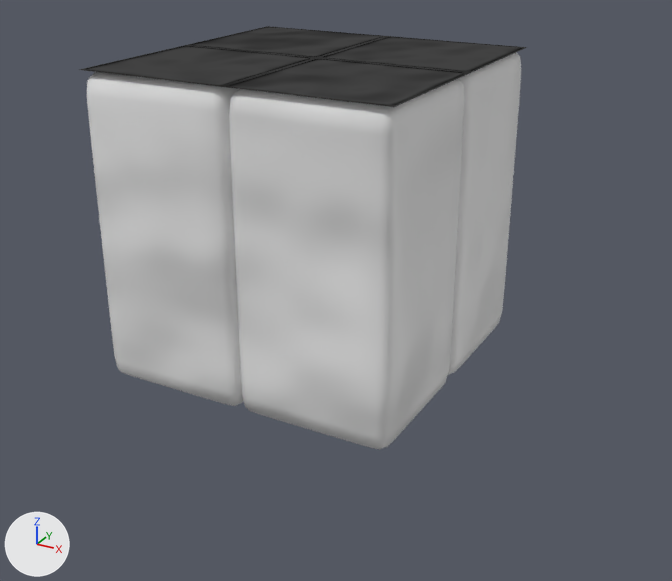
The Blender file sources/blend/purpur_block.blend: old version first, new version second.
Camera for both pictures: a camera (50 mm lens) standing at (2.89, -5.01, 1.99) and looking at (-0.49, 1.13, -1.09). The axes (+X, +Y, +Z) are drawn at lower left. The lights are the same throughout.
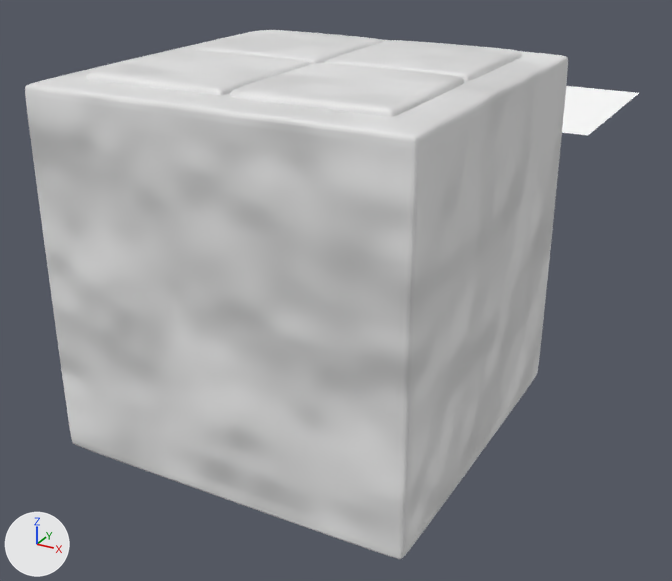
Boxes (x1, y1, x2, y2) around the edits, measured in the pictures (672 x 581 px):
'Cube', reshaped, modifiers changed (25% wider, 33% taller): before (87, 53, 521, 450); after (25, 30, 568, 559)
'Plane', hidden: before (79, 26, 527, 107)
'Plane.001', added: after (562, 86, 639, 136)
part 1 of me_cube_001, added: after (25, 30, 568, 559)
part 2 of me_cube_001, recoloured (grey to white): before (87, 53, 521, 450); after (86, 30, 522, 117)

Diff of the bpy script that builds the scene:
```diff
--- a/sources/blend/purpur_block.blend.py
+++ b/sources/blend/purpur_block.blend.py
@@ mat_purpur_block @@
+mat_purpur_block = bpy.data.materials.new('purpur_block')
+# nodes: BsdfPrincipled, Bump, OutputMaterial, TexCoord, TexNoise
@@ mat_purpur_block_s @@
+mat_purpur_block_s = diffuse_material('purpur_block_s')
+mat_purpur_block_s.base_color = (1.0, 1.0, 1.0)  # white #ffffff
@@ me_cube_001 @@
 # used by ob_cube; location = (0.0, 0.0, 0.0)
-me_cube_001.from_pydata(...)  # 32 vertices, 24 faces; spans x -1.0..1.0, y -1.0..1.0, z -1.0..1.0
+me_cube_001.from_pydata(...)  # 40 vertices, 30 faces; spans x -1.24..1.24, y -1.24..1.24, z -1.48..1.0
+# me_cube_001 part 1: a new loose piece, a box spanning x -1.24..1.24, y -1.24..1.24, z -1.48..0.95, in mat_purpur_block
+# me_cube_001 part 2: 24 faces spanning x -1.0..1.0, y -1.0..1.0, z -1.0..1.0 switch from mat_material_002 to mat_purpur_block
@@ me_plane @@
 me_plane.from_pydata(...)  # 4 vertices, 1 face; spans x -1.0..1.0, y -1.0..1.0, z 0.0
-me_plane.materials.append(mat_material_001)
+me_plane.materials.append(mat_purpur_block)
@@ me_plane_001 @@
+me_plane_001.from_pydata([(-1.0, -1.0, 0.0), (1.0, -1.0, 0.0), (-1.0, 1.0, 0.0), (1.0, 1.0, 0.0)], [], [(0, 1, 3, 2)])
+me_plane_001.materials.append(mat_purpur_block_s)  # white #ffffff
@@ ob_cube @@
 _m = ob_cube.modifiers.new('Bevel', 'BEVEL')
-_m.width = 0.001
-_m.width_pct = 0.001
+_m.width = 0.071
+_m.width_pct = 0.071
+_m.segments = 11
 _m.limit_method = 'NONE'
-_m = ob_cube.modifiers.new('Subdivision', 'SUBSURF')
-_m.levels = 3
-_m.render_levels = 3
+_m = ob_cube.modifiers.new('Smooth', 'SMOOTH')
+_m.iterations = 20
@@ ob_plane @@
 ob_plane.location = (0.0, 0.0, 1.001)
+ob_plane.hide_set(True)  # wire or fog, not drawn
@@ ob_plane_001 @@
+ob_plane_001 = bpy.data.objects.new('Plane.001', me_plane_001)
+ob_plane_001.location = (0.0, 3.884, 0.0)
```
